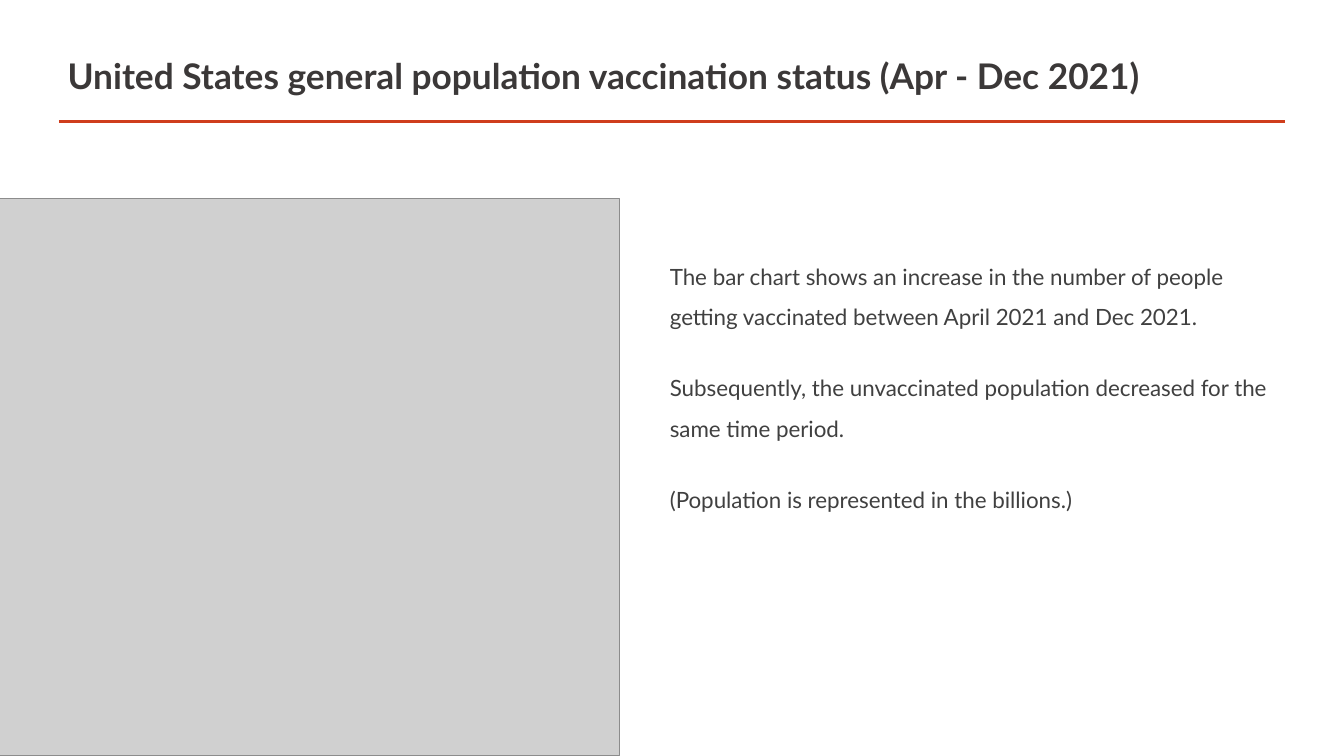
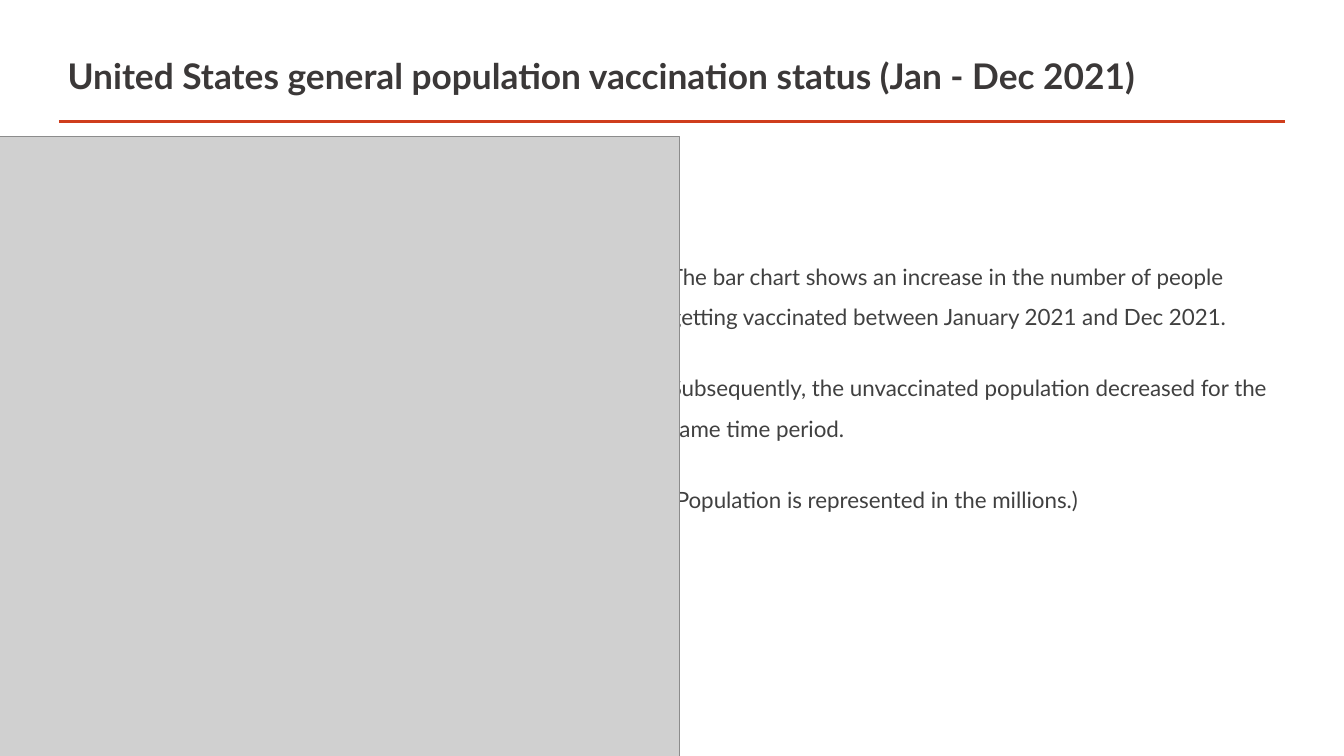
Before and after one commit to WayBurke/Project1-Group2, a slide deck: slide 6 of Impacts of COVID-19 Vaccination Status .pptx. Drawn at 1344x756 pixels with LibreOffice and Linux fonts; fonts in the diff are those of the drawing; grey boxes stand for pictures; background and template pictures are left out. Boxes give left, top, right and bottom in pixels: in the first picture for what was removed or moved away, otherwise in the second. Text is boxed around its words. In the diff, an @@ line names an element or a change of style, - is before the commit and + after.

```diff
--- a/Impacts of COVID-19 Vaccination Status .pptx
+++ b/Impacts of COVID-19 Vaccination Status .pptx
@@ title at box(68, 61, 1134, 96): text changed @@
-United States general population vaccination status (Apr - Dec 2021)
+United States general population vaccination status (Jan - Dec 2021)
@@ picture: place and size @@
-picture at box(0, 199, 620, 756)
+picture at box(0, 136, 680, 756)
@@ text at box(670, 265, 1226, 331): text changed @@
-The bar chart shows an increase in the number of people getting vaccinated between April 2021 and Dec 2021.
+The bar chart shows an increase in the number of people getting vaccinated between January 2021 and Dec 2021.
@@ text at box(670, 488, 1078, 513): text changed @@
-(Population is represented in the billions.)
+(Population is represented in the millions.)
```
Also in this commit, not shown: 3 other slides changed, 1 slide added.
